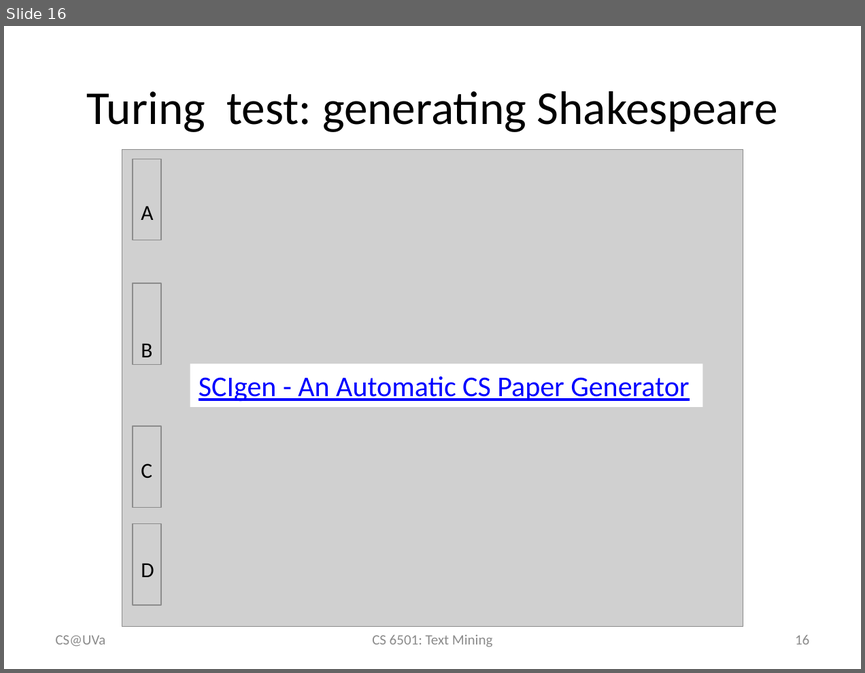
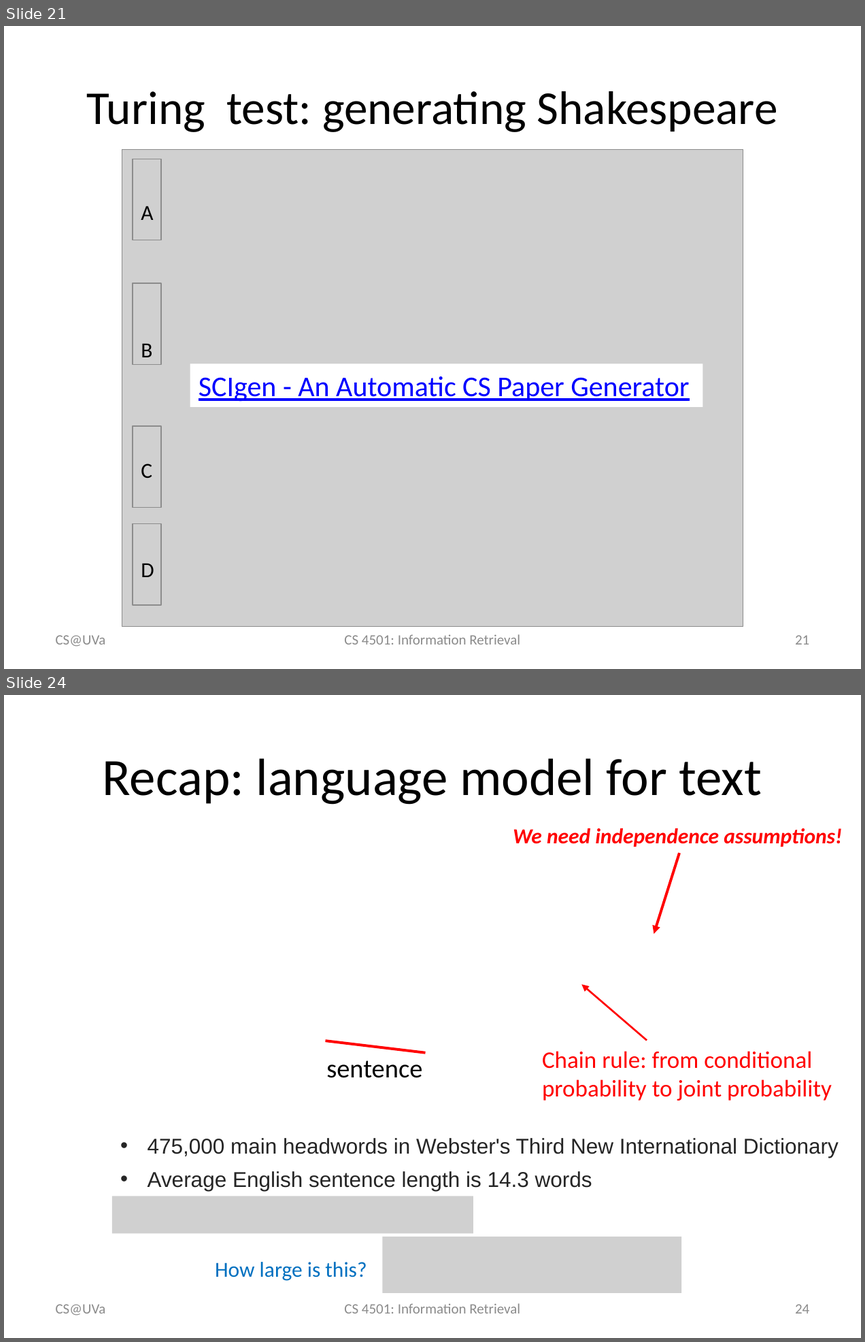
Before and after one commit to wang296/IR2015, a slide deck: docs/Language Models.pptx. Shown one above the other, each under a label of ours: slide 16 before the commit, slides 21 and 24 after it; the slides between them are not shown. The pictures are 865x673 and 865x1342 pixels, drawn with LibreOffice and Linux fonts; fonts in the diff are those of the drawing; grey boxes stand for pictures. Boxes give left, top, right and bottom in pixels: in the first picture for what was removed or moved away, otherwise in the second. Text is boxed around its words. In the diff, an @@ line names an element or a change of style, - is before the commit and + after.

```diff
--- a/docs/Language Models.pptx
+++ b/docs/Language Models.pptx
@@ slide 24 added at [4,695,861,1338], background #FFFFFF @@
@@ title added at [103,758,762,804], 44 pt, text #000000 @@
+Recap: language model for text
@@ text added at [513,828,842,847], 18 pt, text #FF0000, bold, italic @@
+We need independence assumptions!
@@ arrow added from (679, 853) to (653, 933), #FF0000 2.25 pt @@
@@ arrow added from (647, 1040) to (581, 985), #FF0000 1.5 pt @@
@@ line added from (325, 1040) to (426, 1052), #FF0000 2.25 pt @@
@@ text added at [326,1060,422,1078], 22 pt, text #000000 @@
+sentence
@@ text added at [542,1051,832,1100], 20 pt, text #FF0000 @@
+Chain rule: from conditional probability to joint probability
@@ text added at [147,1138,838,1157], 18 pt, text #252525 @@
+• 475,000 main headwords in Webster's Third New International Dictionary
@@ text added at [147,1171,592,1191], 18 pt, text #252525 @@
+• Average English sentence length is 14.3 words
@@ picture added at [112,1195,473,1233] @@
@@ picture added at [383,1236,682,1293] @@
@@ text added at [215,1261,366,1280], 18 pt, text #0070C0 @@
+How large is this?
@@ text added at [56,1304,106,1315], 12 pt, text #8C8C8C @@
+CS@UVa
@@ text added at [344,1303,520,1313], 12 pt, text #8C8C8C @@
+CS 4501: Information Retrieval
@@ page number added at [795,1304,809,1313], 12 pt, text #8C8C8C @@
+24
@@ what was slide 16 is now slide 21 @@
@@ slide 21 changed as well @@
@@ text at [344,634,520,644]: text changed @@
-CS 6501: Text Mining
+CS 4501: Information Retrieval
@@ page number at [795,635,809,644]: text changed @@
-16
+21
```
Also in this commit, not shown: 43 other slides changed, 8 other slides added, 1 slide removed, 1 other file.
